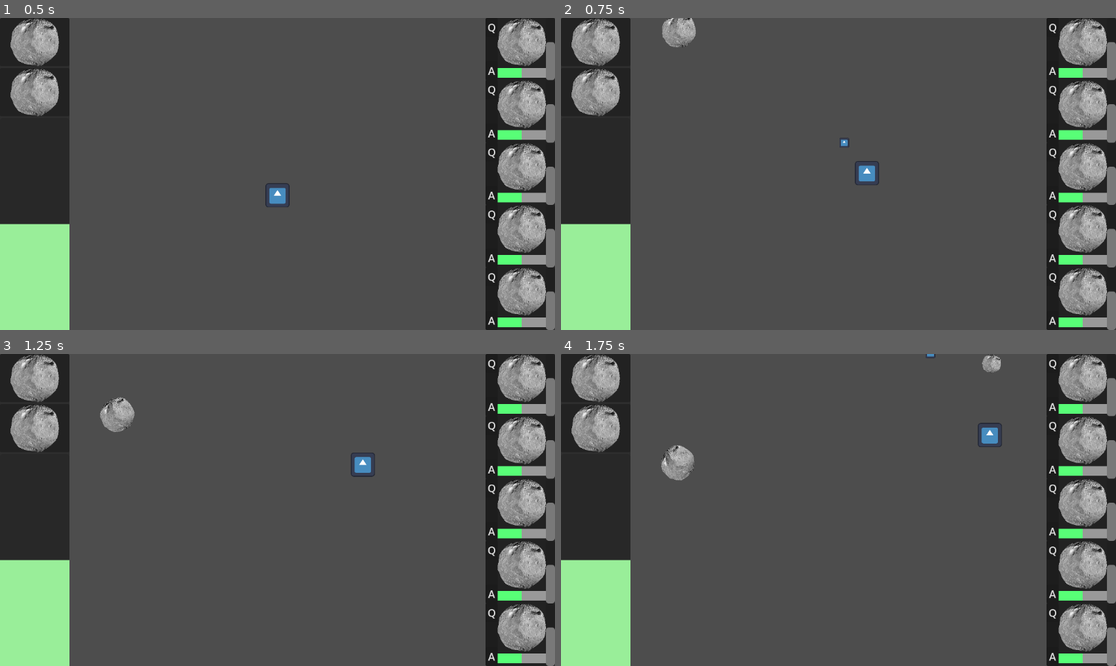
Above: before the commit, frames 1-4 (two rows, left to right).
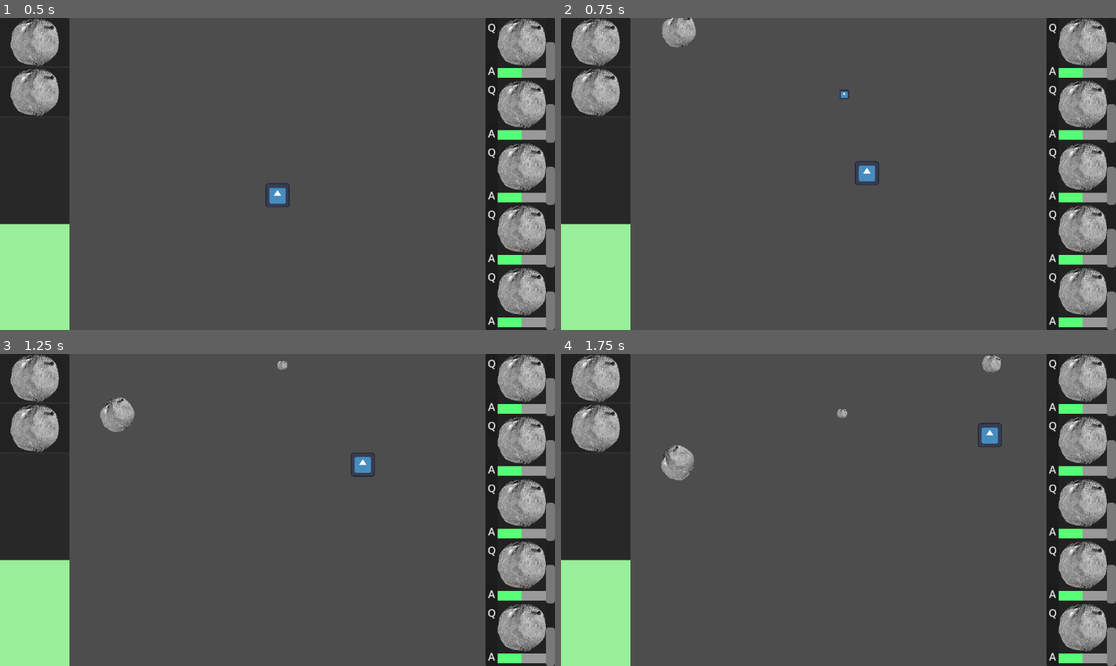
Above: after the commit, the same moments.

Repository: DigitsCodeCompendium/game.MJ198
Game: Godot game, scene res://scenes/game.tscn
Same seed, same stepped clock (60 frames per second), same inputs: the game is played once before the commit and once after it. The engine's default icon, where the game draws it, is replaced by a stand-in: a white triangle on a blue panel in a dark square.
Inputs:
- Up to frame 1 (0.5 s): no input
- Up to frame 2 (0.75 s): click "Q" at 0.5 s
- Up to frame 3 (1.25 s): no input
- Up to frame 4 (1.75 s): click "A" at 1.25 s

Frame 1 is identical in both runs. In frame 2, less than 0.1% of the frame differs, in the area x 50-52%, y 22-42%; in frame 3, less than 0.1%; in frame 4, less than 0.1%.

Commit message:
updated weapon and module system

Diff:
--- /dev/null
+++ b/resources/modules/firerate_module_1.tres
@@ -0,0 +1,14 @@
+[gd_resource type="Resource" script_class="BaseModule" load_steps=2 format=3 uid="uid://d27ym6sj8ysaq"]
+
+[ext_resource type="Script" uid="uid://b53p326bdcro3" path="res://scenes/systems/upgrades/base_module.gd" id="1_mfwak"]
+
+[resource]
+script = ExtResource("1_mfwak")
+base_activation_power = 2
+base_scaling_power = null
+base_passive_properties = Dictionary[String, float]({
+"weapon_firerate": 1.0
+})
+base_active_properties = null
+base_scaling_properties = null
+metadata/_custom_type_script = "uid://b1s4rvdy8fmc1"
--- /dev/null
+++ b/resources/weapons/basic_gun_fast.tres
@@ -0,0 +1,11 @@
+[gd_resource type="Resource" script_class="BaseWeapon" load_steps=2 format=3 uid="uid://oi4qn33nbk7i"]
+
+[ext_resource type="Script" uid="uid://cueeg24waj6we" path="res://scenes/systems/weapons/base_weapon.gd" id="2_4irjl"]
+
+[resource]
+script = ExtResource("2_4irjl")
+base_fire_rate = 5
+base_damage = null
+base_projectile_velocity = null
+base_projectile_size = null
+metadata/_custom_type_script = "uid://cueeg24waj6we"
--- a/scenes/game.gd
+++ b/scenes/game.gd
@@ -18,10 +18,12 @@
 
 	if spawn_timer_time > spawn_timer:
 		spawn_timer_time = 0
-
 		var screen_size = get_viewport_rect().size
 
 		var asteroid = asteroid_scene.instantiate()
 		add_child(asteroid)
 		asteroid.launch(Vector2(randi_range(-10, 10), 200), Vector2(randi_range(playable_margins, screen_size.x-playable_margins),-20), randf_range(1, 5))
 	pass
+
+	if Input.is_action_just_pressed("active_1"):
+		get_node("Player/Systems/ModuleSystem").add_module(load("res://resources/modules/firerate_module_1.tres"))
--- a/scenes/player.tscn
+++ b/scenes/player.tscn
@@ -3,7 +3,7 @@
 [ext_resource type="Script" uid="uid://bvnk4w5l7f20d" path="res://scenes/player.gd" id="1_3vyb7"]
 [ext_resource type="Texture2D" uid="uid://cfr0rhexv1n2a" path="res://assets/icon.svg" id="2_g2els"]
 [ext_resource type="PackedScene" uid="uid://bt83ghg2tyrgw" path="res://scenes/systems/weapons/weapon_system.tscn" id="3_dqkch"]
-[ext_resource type="PackedScene" uid="uid://877ev3fikfat" path="res://scenes/systems/upgrades/upgrade_system.tscn" id="4_qlg0r"]
+[ext_resource type="PackedScene" uid="uid://b5k51vab0hjpc" path="res://scenes/systems/upgrades/module_system.tscn" id="4_qlg0r"]
 [ext_resource type="PackedScene" uid="uid://ckkccjr144hjs" path="res://scenes/systems/power/power_system.tscn" id="5_qlg0r"]
 
 [sub_resource type="SpriteFrames" id="SpriteFrames_qhqgy"]
@@ -35,6 +35,6 @@
 
 [node name="WeaponSystem" parent="Systems" instance=ExtResource("3_dqkch")]
 
-[node name="UpgradeSystem" parent="Systems" instance=ExtResource("4_qlg0r")]
+[node name="ModuleSystem" parent="Systems" instance=ExtResource("4_qlg0r")]
 
 [node name="PowerSystem" parent="Systems" instance=ExtResource("5_qlg0r")]
--- /dev/null
+++ b/scenes/systems/upgrades/base_module.gd
@@ -0,0 +1,55 @@
+extends Resource
+class_name BaseModule
+
+@export var base_activation_power: int
+@export var base_max_extra_power: int
+@export var base_passive_properties: Dictionary[String, float] = {} #properties that are provided all the time
+@export var base_active_properties: Dictionary[String, float] = {} #properties that are provided when activated
+@export var base_scaling_properties: Dictionary[String, float] = {} #properties that provide aditional scaling amounts based on extra power given
+
+#interface functions for power system
+func is_passive_consumer():
+	return true
+
+var is_active: bool = false
+var _extra_power: int = 0
+var current_power: int:
+	get:
+		if is_active:
+			return base_activation_power + _extra_power
+		return 0
+
+# interface for power system, power system requests we reduce the power level
+# but if the module gets deactivated we return the full activation cost
+func reduce_power(amount: int) -> int:
+	if is_active:
+		if amount >= _extra_power:
+			_extra_power -= amount
+			return amount
+		else:
+			is_active = false
+			return base_activation_power
+	return 0
+
+# return value of the requested property
+func get_module_property(property: String) -> float:
+	var value = 0
+	value += self.base_passive_properties.get(property, 0)
+	if is_active:
+		value += self.base_properties.get(property, 0)
+		value += self.base_scaling_properties.get(property, 0) * _extra_power
+	return value
+
+# tries to increase the extra power of the
+func required_increase_power() -> int:
+	if not is_active:
+		return base_activation_power
+	elif _extra_power < base_max_extra_power:
+		return 1
+	return 0
+
+func increase_power() -> void:
+	if not is_active:
+		is_active = true
+	elif _extra_power < base_max_extra_power:
+		_extra_power += 1
--- a/scenes/systems/upgrades/base_upgrade.gd
+++ /dev/null
@@ -1,2 +0,0 @@
-extends Resource
-class_name BaseUpgrade
--- /dev/null
+++ b/scenes/systems/upgrades/module_system.gd
@@ -0,0 +1,63 @@
+extends Node2D
+class_name ModuleSystem
+
+@export var num_module_slots = 5
+var module_slots: Array
+@export
+var power_system: Node
+
+func _ready() -> void:
+	for i in range(self.num_module_slots):
+		module_slots.append(null)
+
+func add_module(module: BaseModule) -> bool:
+	for idx in range(num_module_slots):
+		if module_slots[idx] == null:
+			module_slots[idx] = module
+			print("added module")
+			print(module_slots)
+			return true
+	return false
+
+func set_module(module: BaseModule, slot:int) -> bool:
+	if slot < num_module_slots:
+		module_slots[slot] = module
+		return true
+	return false
+
+func get_module(slot:int) -> BaseModule:
+	if slot < len(module_slots):
+		return module_slots[slot]
+	return null
+
+func get_module_property(property: String) -> float:
+	var prop_value = 0
+	for module_slot in module_slots:
+		if module_slot != null:
+			prop_value += module_slot.get_module_property(property)
+	return prop_value
+
+func slot_has_module(slot: int) -> bool:
+	assert(slot < num_module_slots)
+	return module_slots[slot] != null
+
+# try to increase the power of a module, will return true on success
+# meant for the ui interaction
+func increase_module_power(slot: int) -> bool:
+	assert(slot < num_module_slots)
+	if slot_has_module(slot):
+		var module = module_slots[slot]
+		var required_power = module.required_increase_power()
+		if power_system.request_power(module, required_power):
+			module.increase_power()
+			return true
+	return false
+
+func decrease_module_power(slot: int) -> bool:
+	assert(slot < num_module_slots)
+	if slot_has_module(slot):
+		var module = module_slots[slot]
+		var returned_power = module.reduce_power()
+		power_system.request_power(module, returned_power)
+		return true
+	return false
--- /dev/null
+++ b/scenes/systems/upgrades/module_system.tscn
@@ -0,0 +1,6 @@
+[gd_scene load_steps=2 format=3 uid="uid://b5k51vab0hjpc"]
+
+[ext_resource type="Script" uid="uid://bdefd5knu3tue" path="res://scenes/systems/upgrades/module_system.gd" id="1_x0fty"]
+
+[node name="ModuleSystem" type="Node2D"]
+script = ExtResource("1_x0fty")
--- a/scenes/systems/upgrades/upgrade_system.gd
+++ /dev/null
@@ -1,15 +0,0 @@
-extends Node2D
-
-# can probably add some kind of hash table to prestore upgrades in groups of their groups,
-# but this works for now
-var upgrades = []
-
-func add_upgrade(upgrade: BaseUpgrade):
-	upgrades.append(upgrade)
-
-func get_upgrades(group: String) -> Array:
-	var rlist = []
-	for upgrade in upgrades:
-		if upgrade.is_in_group(group):
-			rlist.append(upgrade)
-	return rlist
--- a/scenes/systems/upgrades/upgrade_system.tscn
+++ /dev/null
@@ -1,6 +0,0 @@
-[gd_scene load_steps=2 format=3 uid="uid://877ev3fikfat"]
-
-[ext_resource type="Script" uid="uid://dk5csatm10g25" path="res://scenes/systems/upgrades/upgrade_system.gd" id="1_u1vu5"]
-
-[node name="UpgradeSystem" type="Node2D"]
-script = ExtResource("1_u1vu5")
--- a/scenes/systems/weapons/base_weapon.gd
+++ b/scenes/systems/weapons/base_weapon.gd
@@ -1,30 +1,28 @@
-extends Resource
-class_name  BaseWeapon
+extends Shootable
+class_name BaseWeapon
 
 @export var bullet_scene = preload("res://scenes/systems/weapons/basic_bullet.tscn")
 @export var base_fire_rate = 1
 @export var base_damage = 1
 @export var base_projectile_velocity = 1000
 @export var base_projectile_size = 1
-@export var base_projectile_count = 1
-@export var base_projectile_spread = 0
-@export var base_inacuracy = 0
-const MAX_COOLDOWN = 100
+var max_cooldown = 1
 
 var _cooldown: float = 0
 
-func fire_weapon(parent) -> bool:
+func fire_weapon(weapon_system: WeaponSystem, module_system: ModuleSystem) -> bool:
 	if _cooldown == 0:
-		_fire(parent)
-		_cooldown = MAX_COOLDOWN
+		_fire(weapon_system, module_system)
+		var firerate = base_fire_rate * (1 + module_system.get_module_property("weapon_firerate"))
+		_cooldown = max_cooldown / firerate
 		return true
 	return false
 
-func _fire(parent) -> void:
+func _fire(weapon_system: WeaponSystem, _module_system: ModuleSystem) -> void:
 	var bullet = bullet_scene.instantiate()
-	parent.get_tree().current_scene.add_child(bullet)
-	bullet.launch(Vector2(0, -500), parent.owner.position, 1, self.base_damage)
+	weapon_system.get_tree().current_scene.add_child(bullet)
+	bullet.launch(Vector2(0, -1 * self.base_projectile_velocity), weapon_system.owner.position, self.base_projectile_size, self.base_damage)
 
 func cooldown_weapon(amount) -> void:
 	_cooldown -= amount
-	_cooldown = clamp(_cooldown, 0 , MAX_COOLDOWN)
+	_cooldown = clamp(_cooldown, 0 , max_cooldown)
--- /dev/null
+++ b/scenes/systems/weapons/shootable.gd
@@ -0,0 +1,9 @@
+@abstract
+extends Resource
+class_name Shootable
+
+@abstract
+func fire_weapon(weapon_system:WeaponSystem, module_system:ModuleSystem) -> bool
+
+@abstract
+func cooldown_weapon(amount: float) -> void
--- a/scenes/systems/weapons/weapon_system.gd
+++ b/scenes/systems/weapons/weapon_system.gd
@@ -1,31 +1,30 @@
 extends Node2D
+class_name WeaponSystem
 
 @export var belongs_to_player = false
-@export var weapon: BaseWeapon = preload("res://resources/base_weapon.tres")
+@export var weapon: Shootable = preload("res://resources/weapons/basic_gun.tres")
 var has_weapon: bool:
 	get:
 		return weapon != null
 
-var upgrade_system: Node
-var upgrades_exist: bool:
+var module_system: Node
+var modules_exist: bool:
 	get:
-		return upgrade_system != null
+		return module_system != null
 
 # Called when the node enters the scene tree for the first time.
 func _ready() -> void:
-	upgrade_system = get_node("../UpgradeSystem")
+	module_system = get_node("../ModuleSystem")
 
 func _process(delta: float) -> void:
 	if has_weapon:
-		weapon.cooldown_weapon(200 * delta)
+		weapon.cooldown_weapon(1 * delta)
 
 	if Input.is_action_pressed("shoot"):
 		self.fire()
 
 func fire() -> bool:
 	if has_weapon:
-		weapon.fire_weapon(self)
+		weapon.fire_weapon(self, module_system)
 		return true
 	return false
-
-#func _fire(dir:Vector2) -> void:
Renamed: resources/base_weapon.tres -> resources/weapons/basic_gun.tres
Not shown, added: scenes/systems/upgrades/base_module.gd.uid
Not shown, removed: scenes/systems/upgrades/base_upgrade.gd.uid
Not shown, added: scenes/systems/upgrades/module_system.gd.uid
Not shown, removed: scenes/systems/upgrades/upgrade_system.gd.uid
Not shown, added: scenes/systems/weapons/shootable.gd.uid
